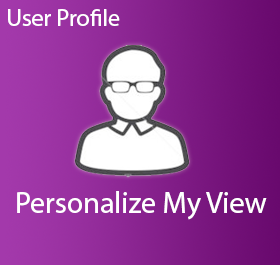
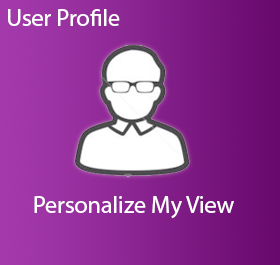
Two versions of the same layered image (280 × 265). Layer-by-layer changes:
painted on "Personalize My View" over [17, 191, 267, 220]
